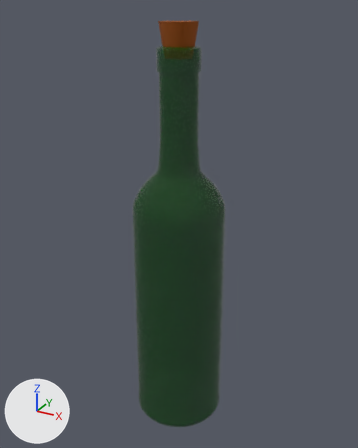
One commit to the Blender file VRRage-VR/assets/models/pub/weinflasche.blend: the scene before it, then after it.
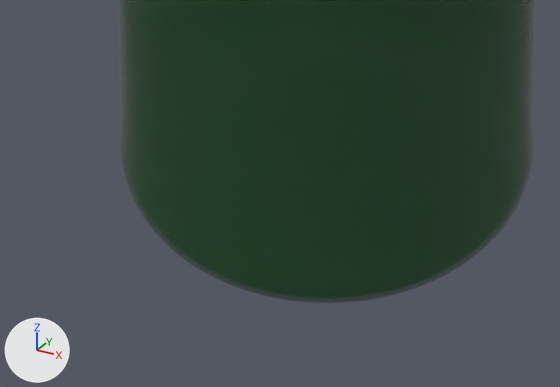
The first picture shows the older version from a camera (50 mm lens) standing at (0.209, -0.403, 0.402) and looking at (-0.003, -0.017, 0.209). The close-ups show both versions on the part from 32% to 63% of the width and 82% to 99% of the height of that picture; other places that the commit changed are outside them. Arrows for +X, +Y and +Z are at lower left; the lights stay in place.

In view in the first close-up: 'Cylinder-rigid'.
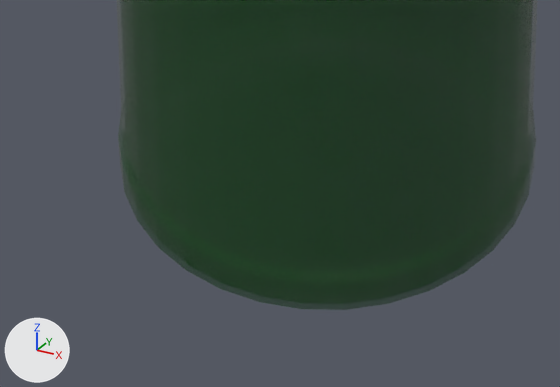
The newer file is also turned or shifted as a whole; pictures and numbers use the older file's frame.

What differs and where, as boxes (x1, y1, x2, y2) in the close-ups (560 x 387 px):
'Cylinder-rigid', modifiers changed: before (118, 0, 536, 303); after (117, 0, 537, 310)

The change in detail:
Object 'Cylinder-rigid' (ob_cylinder_rigid) loses its SUBSURF modifier named 'Subdivision'.
Modifier setting removed (it was levels = 3).
